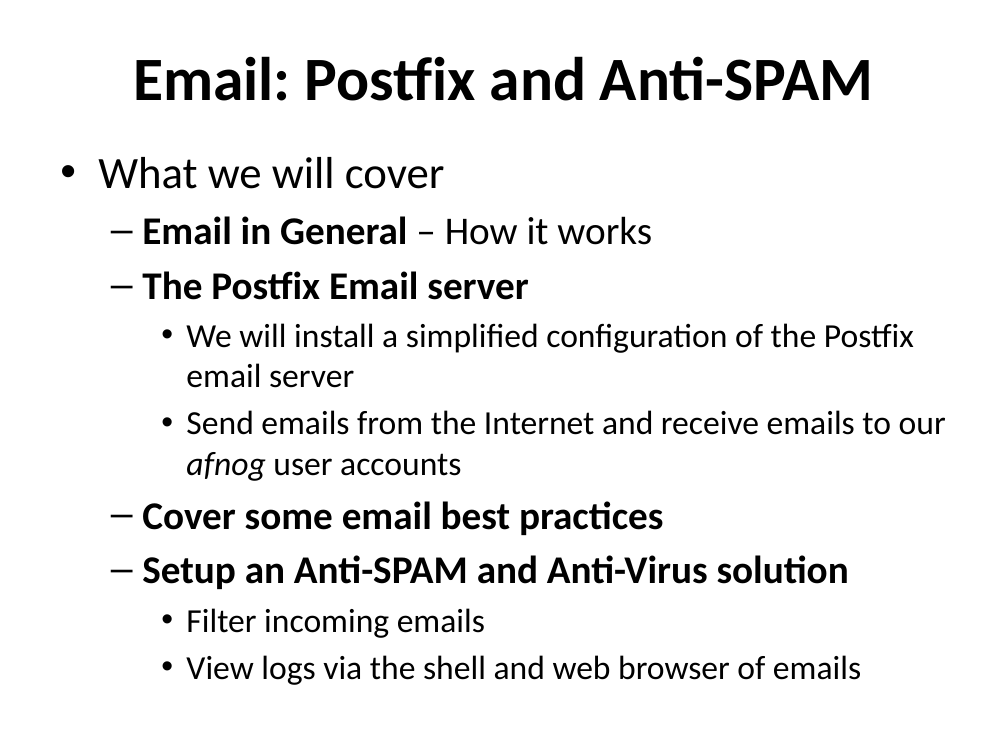
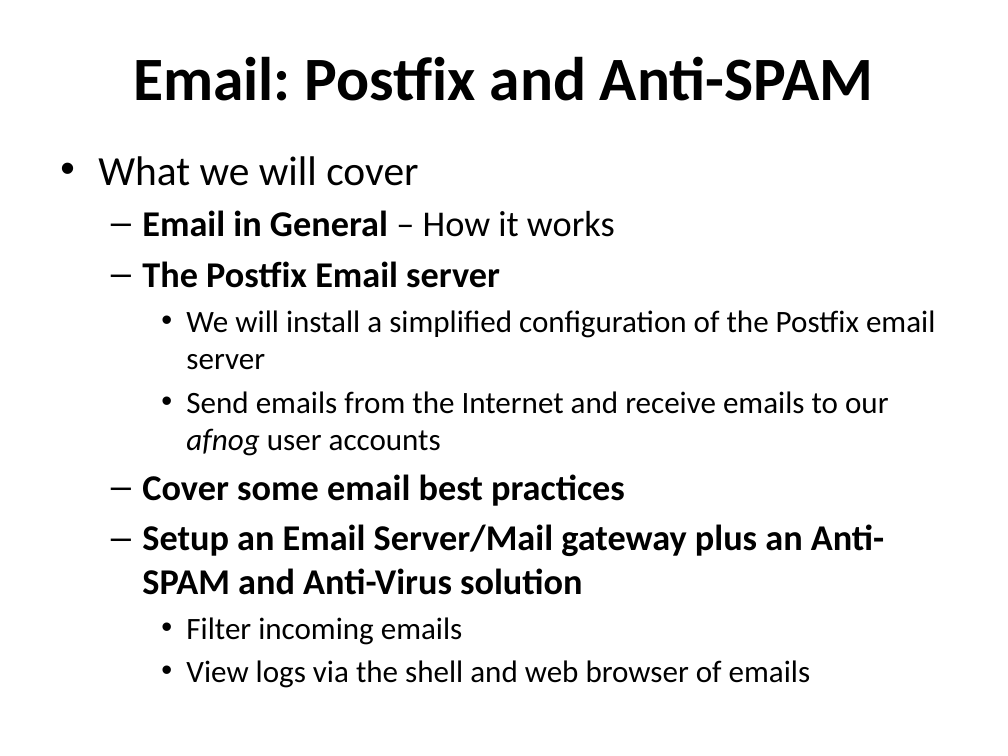
Before and after one commit to afnog/afnog.github.io, a slide deck: slide 1 of sse/postfix/postfix-mailgateway-debian.pptx. Drawn at 1008x756 pixels with LibreOffice and Linux fonts; fonts in the diff are those of the drawing. Boxes give left, top, right and bottom in pixels: in the first picture for what was removed or moved away, otherwise in the second. Text is boxed around its words. In the diff, an @@ line names an element or a change of style, - is before the commit and + after.

```diff
--- a/sse/postfix/postfix-mailgateway-debian.pptx
+++ b/sse/postfix/postfix-mailgateway-debian.pptx
@@ text at (98,156,935,688): size 32 to 29.6 pt in "What we will cover"; size 28 to 25.9 pt in "Email in General – How it works", "The Postfix Email server", "Cover some email best practices"; size 24 to 22.2 pt in "We will install a simplified configuration of ...", "Send emails from the Internet and receive ...", "Filter incoming emails", "View logs via the shell and web ..." @@
@@ text at (142,524,884,595): text changed; size 28 to 25.9 pt @@
-  – Setup an Anti-SPAM and Anti-Virus solution
+  – Setup an Email Server/Mail gateway plus an Anti-SPAM and Anti-Virus solution
```
Also in this commit, not shown: 1 other slide changed, 7 other files.
